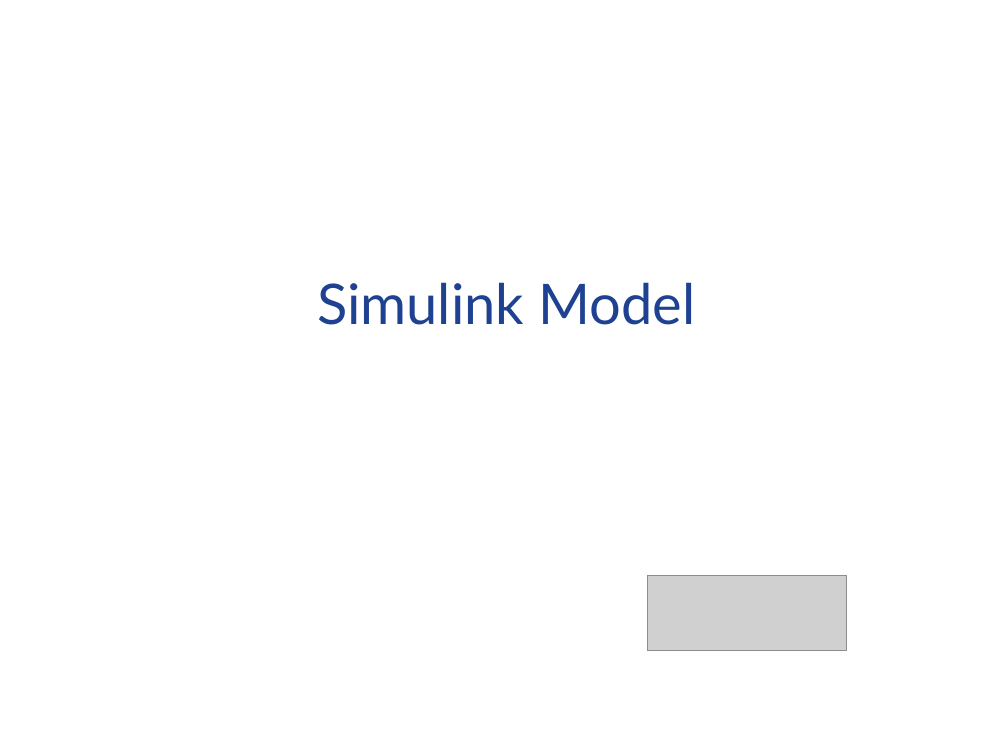
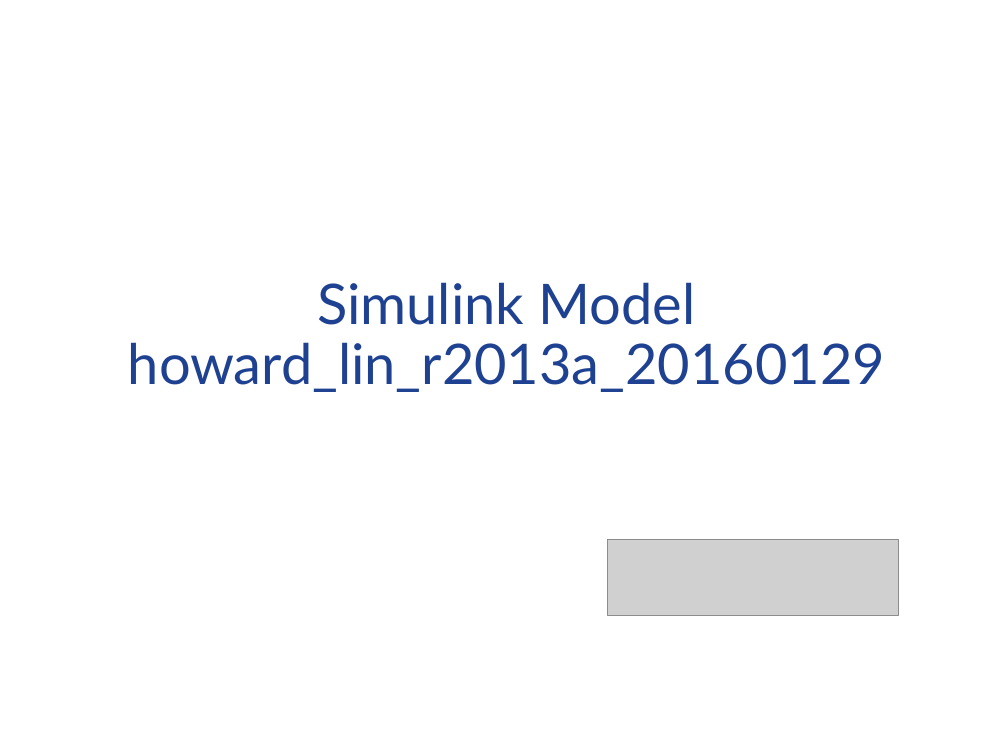
Before and after one commit to davegutz/myThermostat-Particle-Photon, a slide deck: slide 2 of schematics/Thermostat Filtering for Anticipation.pptx. Drawn at 1008x756 pixels with LibreOffice and Linux fonts; fonts in the diff are those of the drawing; grey boxes stand for pictures. Boxes give left, top, right and bottom in pixels: in the first picture for what was removed or moved away, otherwise in the second. Text is boxed around its words. In the diff, an @@ line names an element or a change of style, - is before the commit and + after.

```diff
--- a/schematics/Thermostat Filtering for Anticipation.pptx
+++ b/schematics/Thermostat Filtering for Anticipation.pptx
@@ title at <box>128,282,885,392</box>: text changed @@
-Simulink Model
+Simulink Model
+howard_lin_r2013a_20160129
@@ picture added at <box>607,539,898,615</box> @@
@@ picture removed at <box>647,575,846,650</box> @@
```
Also in this commit, not shown: 1 other slide changed, 5 slides added, 8 slides removed, 1 other file.
